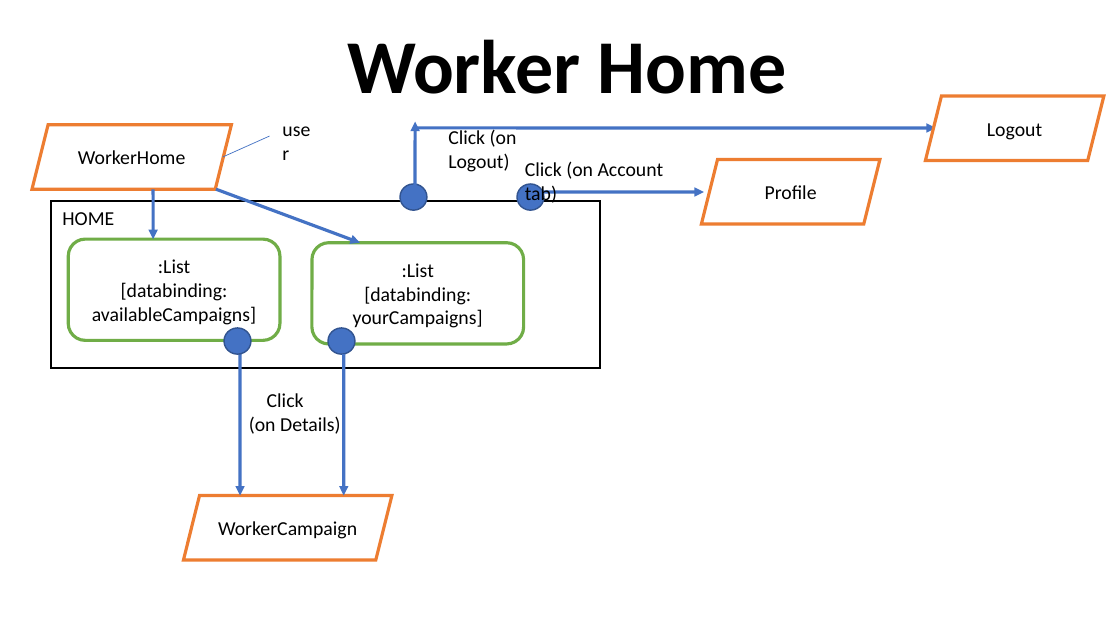
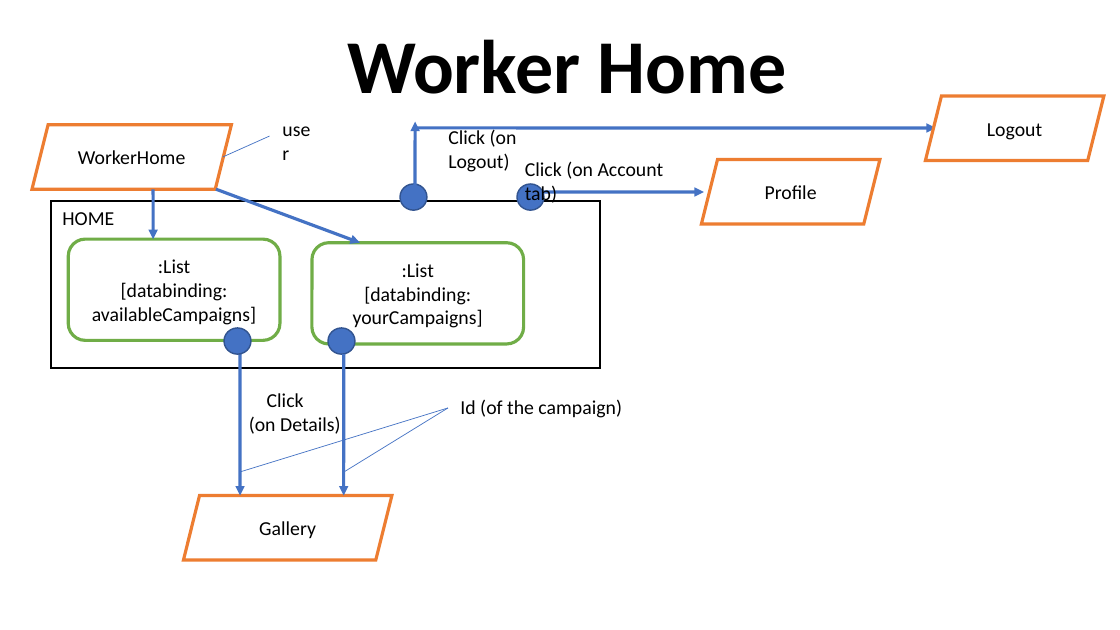
Before and after one commit to darklamp/progetto-tiw-alematte-2020, a slide deck: slide 16 of presentazione.odp (slide 17 before the commit). Drawn at 1120x630 pixels with LibreOffice and Linux fonts; fonts in the diff are those of the drawing. Boxes give left, top, right and bottom in pixels: in the first picture for what was removed or moved away, otherwise in the second. Text is boxed around its words. In the diff, an @@ line names an element or a change of style, - is before the commit and + after.

```diff
--- a/presentazione.odp
+++ b/presentazione.odp
@@ line added from (448, 409) to (240, 473), #4472C4 0.51 pt @@
@@ line added from (448, 409) to (345, 473), #4472C4 0.51 pt @@
@@ text added at box(460, 399, 622, 418), 14 pt, text #000000 @@
+Id (of the campaign)
@@ text in parallelogram at box(259, 521, 316, 538): text changed @@
-WorkerCampaign
+Gallery
```
Also in this commit, not shown: 1 other slide changed, 3 slides added, 1 slide removed.
